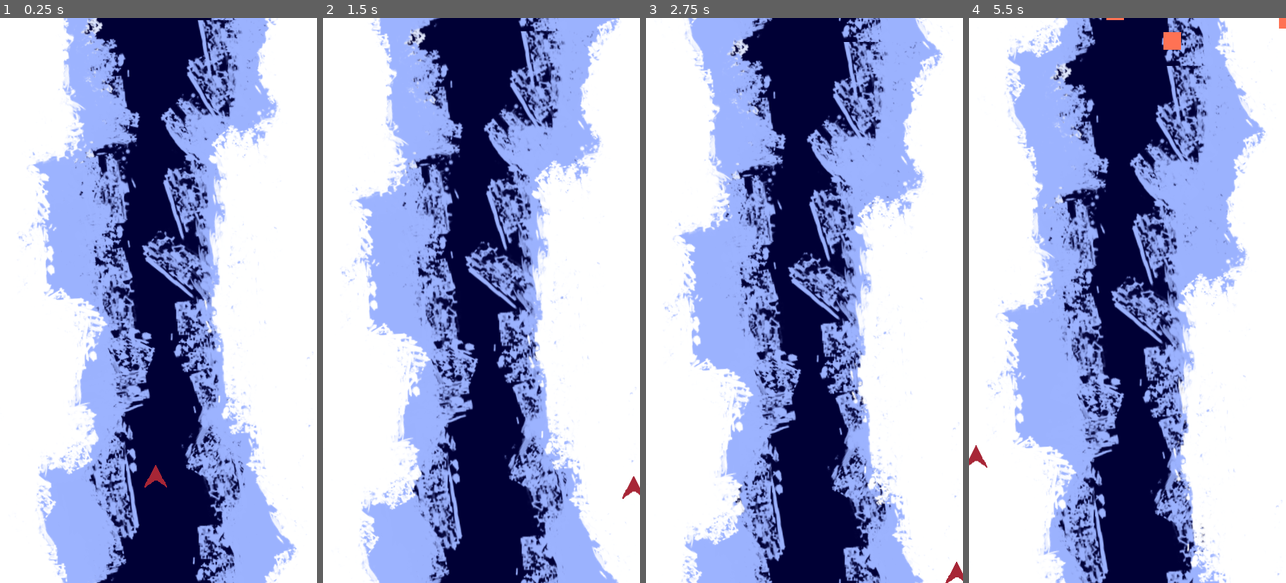
Above: before the commit, frames 1-4 (left to right).
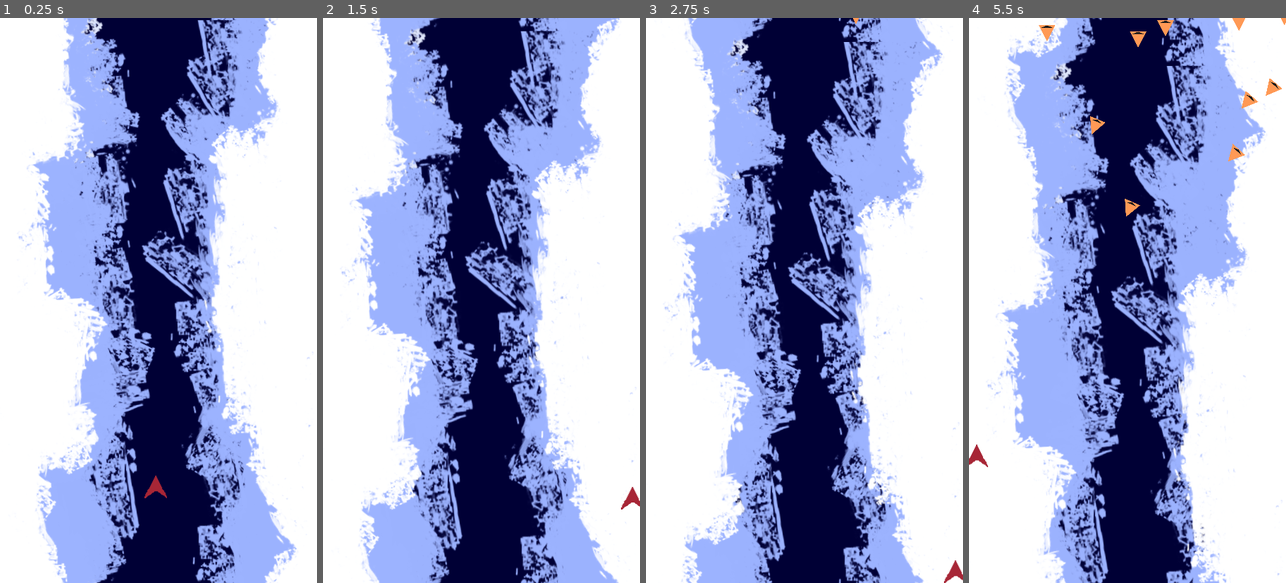
Above: after the commit, the same moments.

Repository: davidbragg/pewpewpew
Game: Godot game, scene res://scenes/main.tscn
Same seed, same stepped clock (60 frames per second), same inputs: the game is played once before the commit and once after it.
Inputs:
- Up to frame 1 (0.25 s): no input
- Up to frame 2 (1.5 s): hold D (move_right) 0.53-1.28 s; hold S (move_down) from 1.28 s (still down)
- Up to frame 3 (2.75 s): release S (move_down) at 2.03 s; hold D (move_right) from 2.03 s (still down)
- Up to frame 4 (5.5 s): release D (move_right) at 2.78 s; hold W (move_up) 2.78-3.53 s; hold A (move_left) 3.53-5.03 s; hold S (move_down) from 5.03 s (still down)

The runs differ from the first frame. In frame 1, 0.2% of the frame differs, in the area x 45-53%, y 79-85%; in frame 2, 0.2%; in frame 3, less than 0.1%; in frame 4, 0.9%, in the area x 0-100%, y 0-80%.

Commit message:
kamikaze behaviour states complete

Diff:
--- /dev/null
+++ b/assets/kamikaze.svg
@@ -0,0 +1,84 @@
+<?xml version="1.0" encoding="UTF-8" standalone="no"?>
+<!-- Created with Inkscape (http://www.inkscape.org/) -->
+
+<svg
+   width="50mm"
+   height="50mm"
+   viewBox="0 0 50 50"
+   version="1.1"
+   id="svg1"
+   inkscape:version="1.3.2 (091e20ef0f, 2023-11-25, custom)"
+   sodipodi:docname="kamikaze.svg"
+   xmlns:inkscape="http://www.inkscape.org/namespaces/inkscape"
+   xmlns:sodipodi="http://sodipodi.sourceforge.net/DTD/sodipodi-0.dtd"
+   xmlns="http://www.w3.org/2000/svg"
+   xmlns:svg="http://www.w3.org/2000/svg">
+  <sodipodi:namedview
+     id="namedview1"
+     pagecolor="#505050"
+     bordercolor="#eeeeee"
+     borderopacity="1"
+     inkscape:showpageshadow="0"
+     inkscape:pageopacity="0"
+     inkscape:pagecheckerboard="0"
+     inkscape:deskcolor="#d1d1d1"
+     inkscape:document-units="mm"
+     inkscape:zoom="2.0899411"
+     inkscape:cx="-13.397507"
+     inkscape:cy="179.19165"
+     inkscape:window-width="2560"
+     inkscape:window-height="1379"
+     inkscape:window-x="0"
+     inkscape:window-y="24"
+     inkscape:window-maximized="1"
+     inkscape:current-layer="layer1" />
+  <defs
+     id="defs1" />
+  <g
+     inkscape:label="Layer 1"
+     inkscape:groupmode="layer"
+     id="layer1">
+    <path
+       sodipodi:type="star"
+       style="fill:#ff9955;stroke-width:0.264583;-inkscape-stroke:none"
+       id="path1"
+       inkscape:flatsided="true"
+       sodipodi:sides="3"
+       sodipodi:cx="24.886747"
+       sodipodi:cy="28.157614"
+       sodipodi:r1="27.584539"
+       sodipodi:r2="13.79227"
+       sodipodi:arg1="-1.5646427"
+       sodipodi:arg2="-0.51744517"
+       inkscape:rounded="0"
+       inkscape:randomized="0"
+       d="M 25.056491,0.57359661 48.690335,42.096625 0.91341583,41.80262 Z"
+       inkscape:transform-center-x="-0.050657951"
+       inkscape:transform-center-y="-8.0048178"
+       transform="matrix(0.99588772,-0.00699433,0.0098014,1.1610076,-0.22372491,0.63633701)" />
+    <ellipse
+       style="fill:#ff9955;stroke-width:0.264583;-inkscape-stroke:none"
+       id="path2"
+       cx="24.971827"
+       cy="37.628956"
+       rx="7.3044004"
+       ry="6.81389" />
+    <path
+       sodipodi:type="star"
+       style="fill:#1a1a1a;stroke-width:0.264583;-inkscape-stroke:none"
+       id="path3"
+       inkscape:flatsided="true"
+       sodipodi:sides="3"
+       sodipodi:cx="25.478003"
+       sodipodi:cy="47.831833"
+       sodipodi:r1="14.885206"
+       sodipodi:r2="7.4426026"
+       sodipodi:arg1="-2.6179939"
+       sodipodi:arg2="-1.5707963"
+       inkscape:rounded="0"
+       inkscape:randomized="0"
+       d="m 12.587036,40.38923 25.781933,-10e-7 -12.890966,22.32781 z"
+       inkscape:transform-center-y="1.1140293"
+       transform="matrix(1.2503286,0,0,0.29936582,-6.9685518,29.268456)" />
+  </g>
+</svg>
--- a/scenes/kamikaze.tscn
+++ b/scenes/kamikaze.tscn
@@ -1,19 +1,17 @@
 [gd_scene load_steps=3 format=3 uid="uid://dbyt3bp4cnyr7"]
 
 [ext_resource type="Script" path="res://scripts/kamikaze.gd" id="1_7wbsq"]
-
-[sub_resource type="RectangleShape2D" id="RectangleShape2D_tqvku"]
-size = Vector2(25, 24)
+[ext_resource type="Texture2D" uid="uid://bkig75aywerkt" path="res://assets/kamikaze.svg" id="2_ais63"]
 
 [node name="Kamikaze" type="CharacterBody2D"]
 collision_layer = 4
 script = ExtResource("1_7wbsq")
 
-[node name="ColorRect" type="ColorRect" parent="."]
-offset_right = 25.0
-offset_bottom = 25.0
-color = Color(1, 0.447059, 0.329412, 1)
+[node name="Sprite2D" type="Sprite2D" parent="."]
+scale = Vector2(0.132275, 0.126984)
+texture = ExtResource("2_ais63")
 
-[node name="CollisionShape2D" type="CollisionShape2D" parent="."]
-position = Vector2(12.5, 13)
-shape = SubResource("RectangleShape2D_tqvku")
+[node name="CollisionPolygon2D" type="CollisionPolygon2D" parent="."]
+visible = false
+position = Vector2(-12.5083, -13.0122)
+polygon = PackedVector2Array(1.04993, 24.5621, 12.3281, 2.24978, 23.3668, 24.5621)
--- a/scenes/main.tscn
+++ b/scenes/main.tscn
@@ -8,29 +8,33 @@
 
 [sub_resource type="Curve2D" id="Curve2D_0ok36"]
 _data = {
-"points": PackedVector2Array(0, 0, 0, 0, -1, -23, 0, 0, 0, 0, 454, -22)
+"points": PackedVector2Array(0, 0, 0, 0, 1, -37, 0, 0, 0, 0, 456, -35)
 }
 point_count = 2
 
 [node name="Game" type="Node2D"]
 script = ExtResource("1_i3dns")
 kamikaze_scene = ExtResource("5_wcqs8")
-kamikaze_max = 16
+kamikaze_max = 5
+kamikaze_increase = 0
 
 [node name="KamikazeTimer" type="Timer" parent="."]
 wait_time = 0.16
 autostart = true
 
 [node name="KamikazeCooldownTimer" type="Timer" parent="."]
-wait_time = 5.0
+wait_time = 2.0
 autostart = true
 
 [node name="KamikazeSpawn" type="Path2D" parent="."]
 curve = SubResource("Curve2D_0ok36")
 
 [node name="KamikazeSpawnLocation" type="PathFollow2D" parent="KamikazeSpawn"]
-position = Vector2(-1, -23)
-rotation = 0.0021978
+position = Vector2(1, -37)
+rotation = 0.00439558
+rotates = false
+cubic_interp = false
+loop = false
 
 [node name="Background" type="ColorRect" parent="."]
 offset_right = 450.0
--- a/scenes/player.tscn
+++ b/scenes/player.tscn
@@ -7,7 +7,9 @@
 script = ExtResource("1_iaerw")
 
 [node name="Sprite2D" type="Sprite2D" parent="."]
+position = Vector2(0.171087, 15.2134)
 texture = ExtResource("1_0ldtr")
 
 [node name="CollisionPolygon2D" type="CollisionPolygon2D" parent="."]
-polygon = PackedVector2Array(0, -13, 14, 14, -15, 14)
+position = Vector2(0.171087, 16.2134)
+polygon = PackedVector2Array(0, -14, 15.6875, 14.75, -15.875, 14.6875)
--- a/scripts/enemy.gd
+++ b/scripts/enemy.gd
@@ -17,4 +17,4 @@
 @onready var player : CharacterBody2D = get_node('/root/Game/Player')
 
 func get_target():
-    return (player.global_position - global_position).normalized()
+	target = (player.global_position - self.global_position).normalized()
--- a/scripts/kamikaze.gd
+++ b/scripts/kamikaze.gd
@@ -2,16 +2,28 @@
 
 class_name Kamikaze
 
+const IDLE_DIRECTION : Vector2 = Vector2(0, 1)
+const IDLE_ACCELERATION : int = 2000
+const IDLE_MAX_SPEED : int = 50
+
+func _ready():
+	self.rotation = Vector2(-1,0).angle()
+
 func _process(delta):
 	match state:
 		State.SPAWNING:
-			state = State.TARGETING
+			if self.global_position.y >= 100:
+				state = State.TARGETING
+			else:
+				velocity = velocity.move_toward(IDLE_DIRECTION * IDLE_MAX_SPEED, IDLE_ACCELERATION * delta)
+				move_and_slide()
 		State.TARGETING:
-			target = get_target()
+			get_target()
+			self.rotation = target.angle() - (self.rotation / 2)
 			state = State.ATTACKING
 		State.ATTACKING:
 			velocity = velocity.move_toward(target * max_speed, acceleration * delta)
 			move_and_slide()
 
-	if global_position.y > get_viewport_rect().size.y + 50:
+	if global_position.y > get_viewport_rect().size.y + 50 or global_position.x < -50 or global_position.x > get_viewport_rect().size.x +50:
 		queue_free()
--- a/scripts/main.gd
+++ b/scripts/main.gd
@@ -3,10 +3,11 @@
 @export var kamikaze_scene : PackedScene
 @export var floater_scene : PackedScene
 @export var hunter_scene : PackedScene
+@export var kamikaze_max : int = 3
+@export var kamikaze_increase : int = 3
 
 var spawn_kamikaze : bool = false
 var kamikaze_count : int = 0
-@export var kamikaze_max : int = 3
 
 func _on_kamikaze_cooldown_timer_timeout():
 	spawn_kamikaze = true
@@ -25,4 +26,4 @@
 	if kamikaze_count >= kamikaze_max:
 		spawn_kamikaze = false
 		kamikaze_count = 0
-		kamikaze_max += 3
+		kamikaze_max += kamikaze_increase
--- /dev/null
+++ b/shaders/kamikaze.gdshader
@@ -0,0 +1,10 @@
+shader_type canvas_item;
+
+uniform vec4 new_color: source_color;
+
+void fragment() {
+	vec4 curr_color = texture(TEXTURE, UV);
+	if (curr_color.a > 0.0) {
+		COLOR.rgb = new_color.rgb;
+	}
+}
Not shown, added: assets/kamikaze.svg.import
